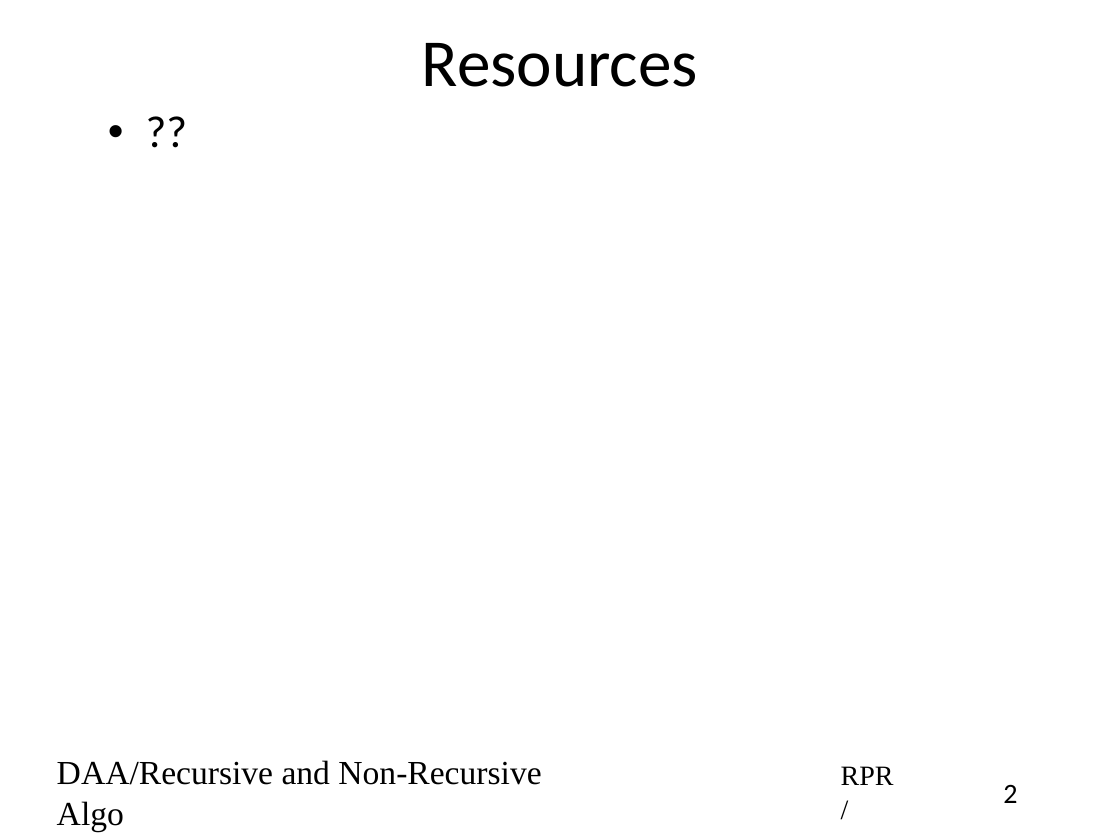
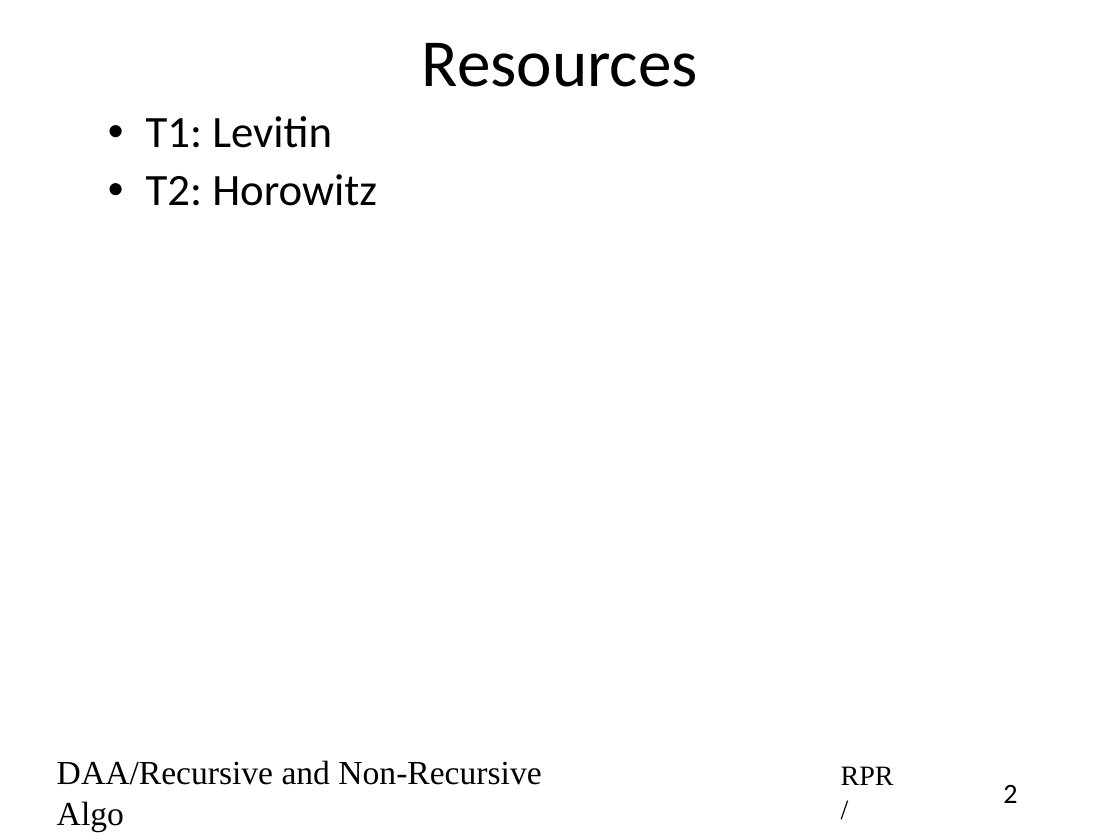
Before and after one commit to rprustagi/2019-17CS43-DAA, a slide deck: slide 2 of Slides-RPR/2019-H1-DAA-L07-Recursive-NonRecursive-Efficiency.pptx. Drawn at 1120x840 pixels with LibreOffice and Linux fonts; fonts in the diff are those of the drawing. Boxes give left, top, right and bottom in pixels: in the first picture for what was removed or moved away, otherwise in the second. Text is boxed around its words. In the diff, an @@ line names an element or a change of style, - is before the commit and + after.

Commit message:
Typo errors in slides fixed

```diff
--- a/Slides-RPR/2019-H1-DAA-L07-Recursive-NonRecursive-Efficiency.pptx
+++ b/Slides-RPR/2019-H1-DAA-L07-Recursive-NonRecursive-Efficiency.pptx
@@ text at box(146, 116, 377, 206): text changed @@
-• ??
+• T1: Levitin
+• T2: Horowitz
```
Also in this commit, not shown: 9 other slides changed, 11 other files.
